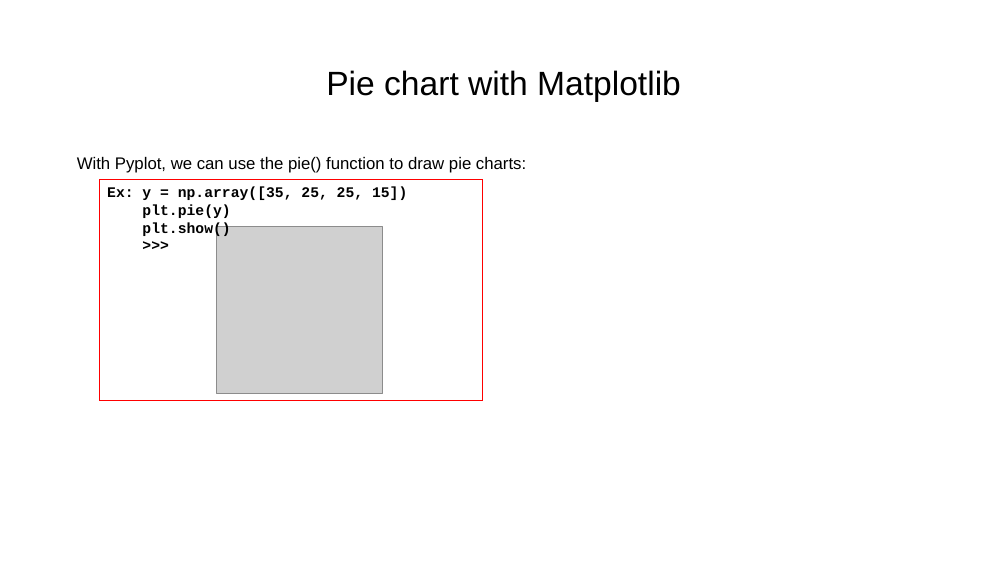
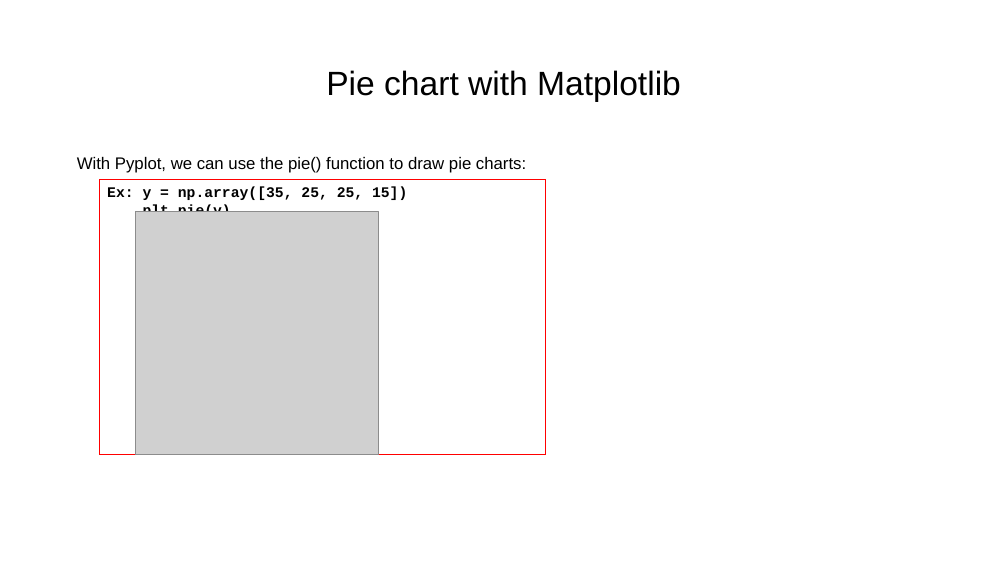
Before and after one commit to dia1128/AIandDataScienceWorkshopwithPython, a slide deck: slide 16 of Week2/2.3 Data Visualization.pptx (slide 14 before the commit). Drawn at 1008x567 pixels with LibreOffice and Linux fonts; fonts in the diff are those of the drawing; grey boxes stand for pictures. Boxes give left, top, right and bottom in pixels: in the first picture for what was removed or moved away, otherwise in the second. Text is boxed around its words. In the diff, an @@ line names an element or a change of style, - is before the commit and + after.

```diff
--- a/Week2/2.3 Data Visualization.pptx
+++ b/Week2/2.3 Data Visualization.pptx
@@ rectangle "Ex: y = np.array([35, 25, ...": place and size @@
-rectangle "Ex: y = np.array([35, 25, ..." at [100,179,482,401]
+rectangle "Ex: y = np.array([35, 25, ..." at [100,179,546,454]
@@ picture added at [136,212,379,454] @@
@@ picture removed at [217,227,383,394] @@
```
Also in this commit, not shown: 2 other slides changed, 2 slides added.
